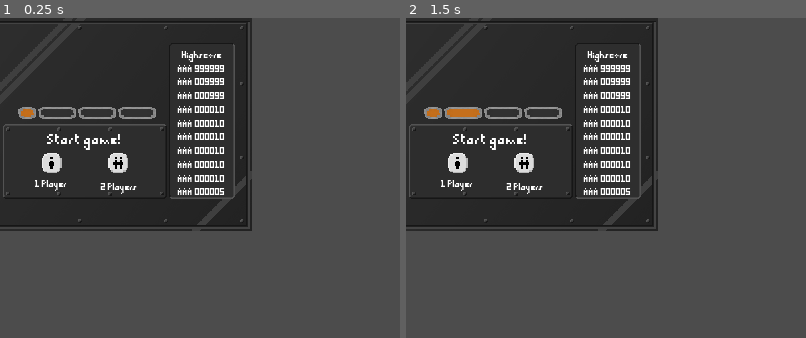
Above: before the commit, frames 1-2 (left to right).
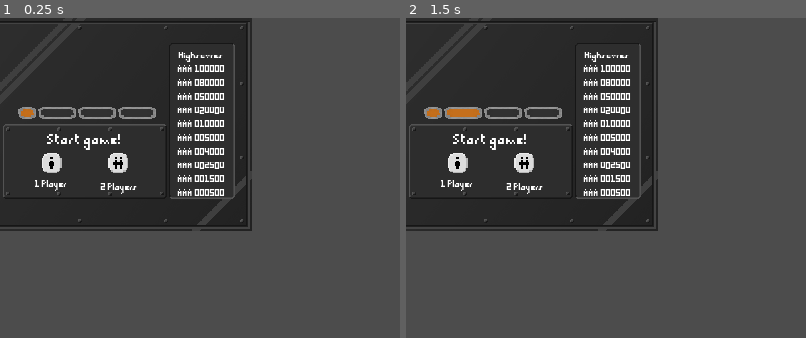
Above: after the commit, the same moments.

Repository: Mathiouza/ArcadeRhythm
Game: Godot game, scene res://Scenes/Titlescreen.tscn
The game is run twice, just before and just after one commit, with the same random seed, the same clock (stepped at 60 frames per second) and the same inputs. The project has no main scene, so this scene is started directly. Sound files missing from this copy of the repository are replaced by a short silence.
Inputs:
- Up to frame 1 (0.25 s): no input
- Up to frame 2 (1.5 s): tap Enter at 0.5 s; hold D (0right) 0.53-1.28 s; tap R (0red1) at 0.6 s; tap F (0red2) at 0.8, 1.35 s; tap Space at 1.25 s; hold S (0down) from 1.28 s (still down)
The pictures show only the part of the screen within x 2-52%, y 0-50%; the shares and areas given below are measured in that part.

The runs differ from the first frame. In frame 1, 1.1% of the frame differs, in the area x 44-56%, y 10-56%; in frame 2, 1.1%.

Commit message:
Adds save score and fixes starting game after first game over

Diff:
--- a/Scenes/Terrain.tscn
+++ b/Scenes/Terrain.tscn
@@ -247,9 +247,3 @@
 [node name="BlocksContainer" type="Node2D" parent="TerrainContainer"]
 unique_name_in_owner = true
 position = Vector2( 8, 8 )
-
-[node name="Timer" type="Timer" parent="."]
-wait_time = 0.2
-one_shot = true
-
-[connection signal="timeout" from="Timer" to="." method="_on_Timer_timeout"]
--- a/Scenes/Titlescreen.tscn
+++ b/Scenes/Titlescreen.tscn
@@ -21,16 +21,16 @@
 centered = false
 script = ExtResource( 10 )
 
-[node name="PressedPanel" parent="." instance=ExtResource( 4 )]
+[node name="HighscoreContainer" parent="." instance=ExtResource( 4 )]
 margin_left = 293.0
 margin_top = 40.0
 margin_right = 398.0
 margin_bottom = 289.0
 
-[node name="Label" type="Label" parent="PressedPanel"]
-margin_top = 11.0
+[node name="HighscoreLabel" type="Label" parent="HighscoreContainer"]
+margin_top = 12.0
 margin_right = 105.0
-margin_bottom = 239.0
+margin_bottom = 240.0
 custom_fonts/font = ExtResource( 3 )
 text = "Highscore
 AAA 999999
--- a/Scripts/Application.gd
+++ b/Scripts/Application.gd
@@ -8,8 +8,8 @@
 	$Game.preparation()
 
 func _on_Game_gameover_single(score):
+	$Game.stop()
 	$Game.hide()
-	$Game.stop()
 	$Titlescreen.resume()
 	$GameoverSinglePlayer.reset()
 	$GameoverSinglePlayer.show()
@@ -18,5 +18,5 @@
 func _on_GameoverSinglePlayer_get_out():
 	$GameoverSinglePlayer.stop()
 	$GameoverSinglePlayer.hide()
-	$Titlescreen.focused = true
+	$Titlescreen.focus()
 	$Titlescreen.show()
--- a/Scripts/Game.gd
+++ b/Scripts/Game.gd
@@ -18,8 +18,6 @@
 	100, 125, 150, 175, 200
 ]
 var audio_position = 0.0
-
-var actual_level = 1
 
 export var two_players = false setget set_two_players
 
@@ -47,6 +45,7 @@
 		player.stop()
 	$Terrain1.active = false
 	$Terrain2.active = false
+	playing = false
 
 func preparation():
 	$Tween.interpolate_callback($Message, 0, "start_animation", "3")
@@ -58,18 +57,22 @@
 func reset():
 	audio_position = 0
 	speed = 0
-	$MusicSpeedContainer/MusicSpeed.current_beat = speed + 1
+	$MusicSpeedContainer/MusicSpeed.current_beat = 1
 	$Terrain1.reset()
 	$Terrain2.reset()
 
 func play():
 	audio_players[speed].play()
+	audio_players[speed].volume_db = 0
 	$Terrain1.play()
 	if two_players:
 		$Terrain2.play()
 	playing = true
 
 func change_tempo(prec_speed, new_speed):
+	if !playing:
+		return
+
 	var pos = audio_players[prec_speed].get_playback_position()
 
 	for player in audio_players:
@@ -95,17 +98,16 @@
 		$Background.texture = background_two_players_texture if two_players else background_texture
 
 func _on_Terrain1_music_level(music_level, forced_level):
-	if music_level > actual_level:
+	if music_level > speed+1:
 		$Terrain2.set_forced_level(forced_level)
 		music_level_up(music_level)
 
 func _on_Terrain2_music_level(music_level, forced_level):
-	if music_level > actual_level:
+	if music_level > speed+1:
 		$Terrain1.set_forced_level(forced_level)
 		music_level_up(music_level)
 
 func music_level_up(music_level):
-	actual_level = music_level
 	var prec_speed = speed
 	speed = music_level - 1
 	change_tempo(prec_speed, speed)
--- a/Scripts/GameoverSinglePlayer.gd
+++ b/Scripts/GameoverSinglePlayer.gd
@@ -3,6 +3,9 @@
 signal get_out
 
 var active = false
+
+var highscores_names = []
+var highscores = []
 
 func stop():
 	active = false
@@ -14,7 +17,35 @@
 	$NameChoice.reset()
 	$ScoreContainer/Score.score = 0
 
+func load_scores():
+	var save_game = File.new()
+	if save_game.file_exists("user://savegame.txt"):
+		save_game.open("user://savegame.txt", File.READ)
+		var text = save_game.get_as_text(true)
+		for line in text.split("\n"):
+			var components = line.split(" ")
+			if components.size() == 1:
+				continue
+			highscores_names.append(components[0])
+			highscores.append(int(components[1]))
+		save_game.close()
+
+func save_scores():
+	var save_game = File.new()
+	save_game.open("user://savegame.txt", File.WRITE)
+	var inserted = false
+	for i in 10:
+		if $ScoreContainer/Score.score > highscores[i] && !inserted:
+			inserted = true
+			save_game.store_line($NameChoice.get_text() + " " + str(int($ScoreContainer/Score.score)).pad_zeros(6))
+		else:
+			var index = i - (1 if inserted else 0)
+			save_game.store_line(highscores_names[index] + " " + str(int(highscores[index])).pad_zeros(6))
+	save_game.close()
+
 func start_init_animation(score):
+	load_scores()
+
 	active = true
 	$NameChoice.start()
 	$ScoreContainer/Score.score = score
@@ -23,4 +54,5 @@
 func _process(delta):
 	if active:
 		if Input.is_action_just_pressed("0red1") || Input.is_action_just_pressed("0red2"):
+			save_scores()
 			emit_signal("get_out")
--- a/Scripts/Message.gd
+++ b/Scripts/Message.gd
@@ -24,3 +24,7 @@
 func end_animation():
 	$Tween2.interpolate_property(self, "modulate", Color(1, 1, 1, 1), Color(1, 1, 1, 0), .2, Tween.TRANS_LINEAR, Tween.EASE_OUT)
 	$Tween2.start()
+
+func reset():
+	$Tween.stop_all()
+	$Tween2.stop_all()
--- a/Scripts/Terrain.gd
+++ b/Scripts/Terrain.gd
@@ -46,7 +46,6 @@
 
 var current_beat = 0
 var number_of_beats = 6
-var on_beat = false
 
 var level_thresholds = [
 	300, 500, 3000, 4000
@@ -108,9 +107,6 @@
 
 		if Input.is_action_just_pressed(str(controller)+"yellow1"):
 			if check_for_placement(current_piece.x, current_piece.y, current_piece.rot, current_piece.square_positions):
-				if on_beat:
-					print("on beat")
-
 				place()
 				current_beat = 0
 				update_display_beat()
@@ -129,7 +125,8 @@
 		next_piece.queue_free()
 	next_piece = null
 	for i in squares:
-		i.queue_free()
+		if weakref(i).get_ref():
+			i.queue_free()
 	squares = []
 	square_positions = []
 	$LevelsContainer.current_beat = current_beat + 1
@@ -137,6 +134,7 @@
 	set_score(0)
 	$HeartsContainer.lives = 3
 	$LevelsContainer.level = actual_level
+	$Message.reset()
 
 func play():
 	active = true
@@ -276,15 +274,10 @@
 
 func pulsate():
 	if active:
-		on_beat = true
-		$Timer.start()
 		if current_piece != null:
 			current_piece.pulsate()
 		current_beat += 1
 		update_display_beat()
-
-func _on_Timer_timeout():
-	on_beat = false
 
 func set_controller(new_controller):
 	controller = new_controller
--- a/Scripts/Titlescreen.gd
+++ b/Scripts/Titlescreen.gd
@@ -6,6 +6,11 @@
 var beats = 0
 
 var focused = true
+
+var highscores = []
+
+func _ready():
+	load_scores()
 
 func _process(delta):
 	if focused:
@@ -26,6 +31,41 @@
 		$Level1.set_current_beat(beats + 1)
 		audio_position += time_check
 
+func load_scores():
+	var save_game = File.new()
+	if !save_game.file_exists("user://savegame.txt"):
+		highscores = [
+			"AAA 100000",
+			"AAA 080000",
+			"AAA 050000",
+			"AAA 020000",
+			"AAA 010000",
+			"AAA 005000",
+			"AAA 004000",
+			"AAA 002500",
+			"AAA 001500",
+			"AAA 000500"
+		]
+		save_game.open("user://savegame.txt", File.WRITE)
+		for line in highscores:
+			save_game.store_line(line)
+		save_game.close()
+	else:
+		save_game.open("user://savegame.txt", File.READ)
+		highscores = []
+		var text = save_game.get_as_text(true)
+		highscores = text.split("\n")
+		save_game.close()
+
+	update_highscore_label()
+
+func update_highscore_label():
+	$HighscoreContainer/HighscoreLabel.text = "Highscores"
+	var i = 0
+	for highscore in highscores:
+		$HighscoreContainer/HighscoreLabel.text += "\n" + highscore
+		i += 1
+
 func start(two_players: bool):
 	$AudioStreamPlayer.stop()
 	focused = false
@@ -36,3 +76,7 @@
 	beats = 0
 	$Level1.set_current_beat(beats + 1)
 	$AudioStreamPlayer.play()
+
+func focus():
+	load_scores()
+	focused = true
--- a/project.godot
+++ b/project.godot
@@ -34,7 +34,6 @@
 window/size/height=1024
 window/size/resizable=false
 window/size/borderless=true
-window/size/fullscreen=true
 window/stretch/mode="2d"
 window/stretch/aspect="keep"
 
